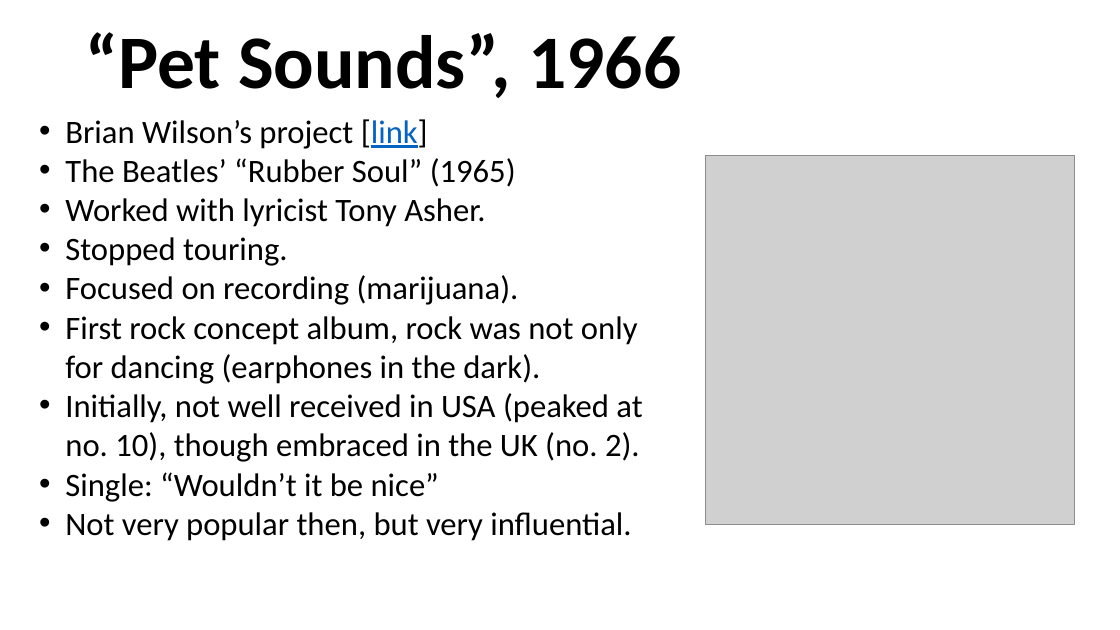
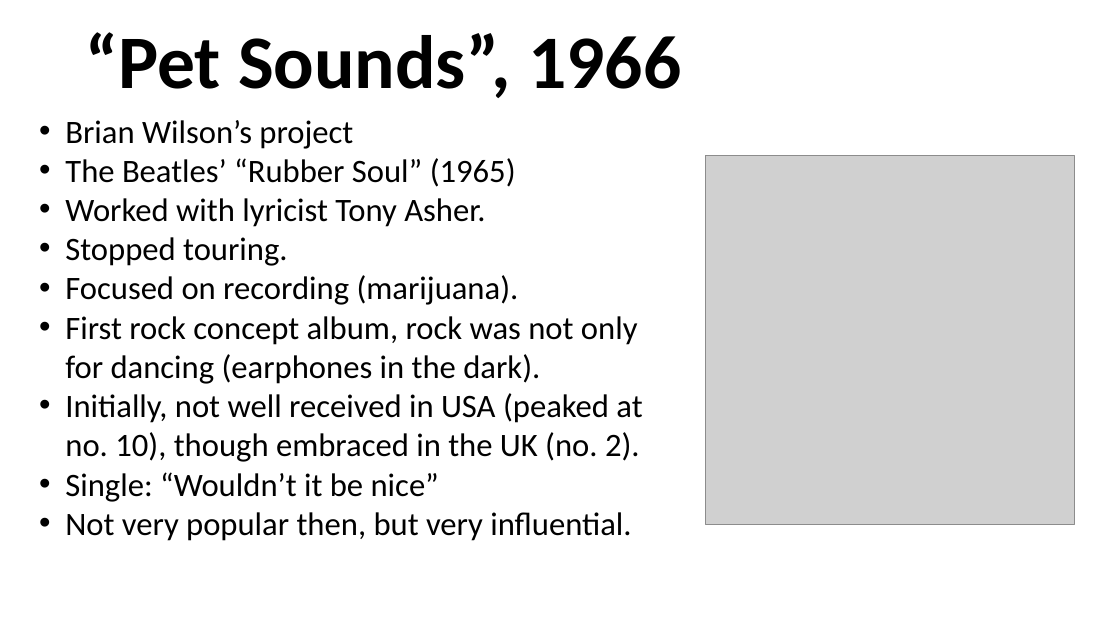
Before and after one commit to mrbaker1917/website, a slide deck: slide 11 of ASMU432/ppts/Beach Boys, Surf Music, and Hot.pptx. Drawn at 1120x630 pixels with LibreOffice and Linux fonts; fonts in the diff are those of the drawing; grey boxes stand for pictures; background and template pictures are left out. Boxes give left, top, right and bottom in pixels: in the first picture for what was removed or moved away, otherwise in the second. Text is boxed around its words. In the diff, an @@ line names an element or a change of style, - is before the commit and + after.

```diff
--- a/ASMU432/ppts/Beach Boys, Surf Music, and Hot.pptx
+++ b/ASMU432/ppts/Beach Boys, Surf Music, and Hot.pptx
@@ text at [65,120,353,149]: text changed @@
-• Brian Wilson’s project [link]
+• Brian Wilson’s project
```
Also in this commit, not shown: 2 other slides changed, 5 other files.
